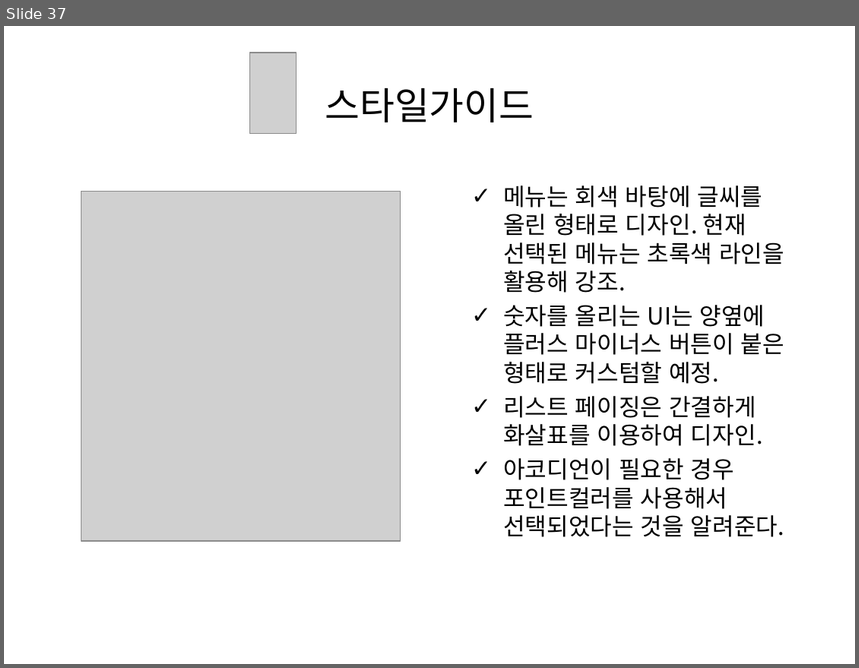
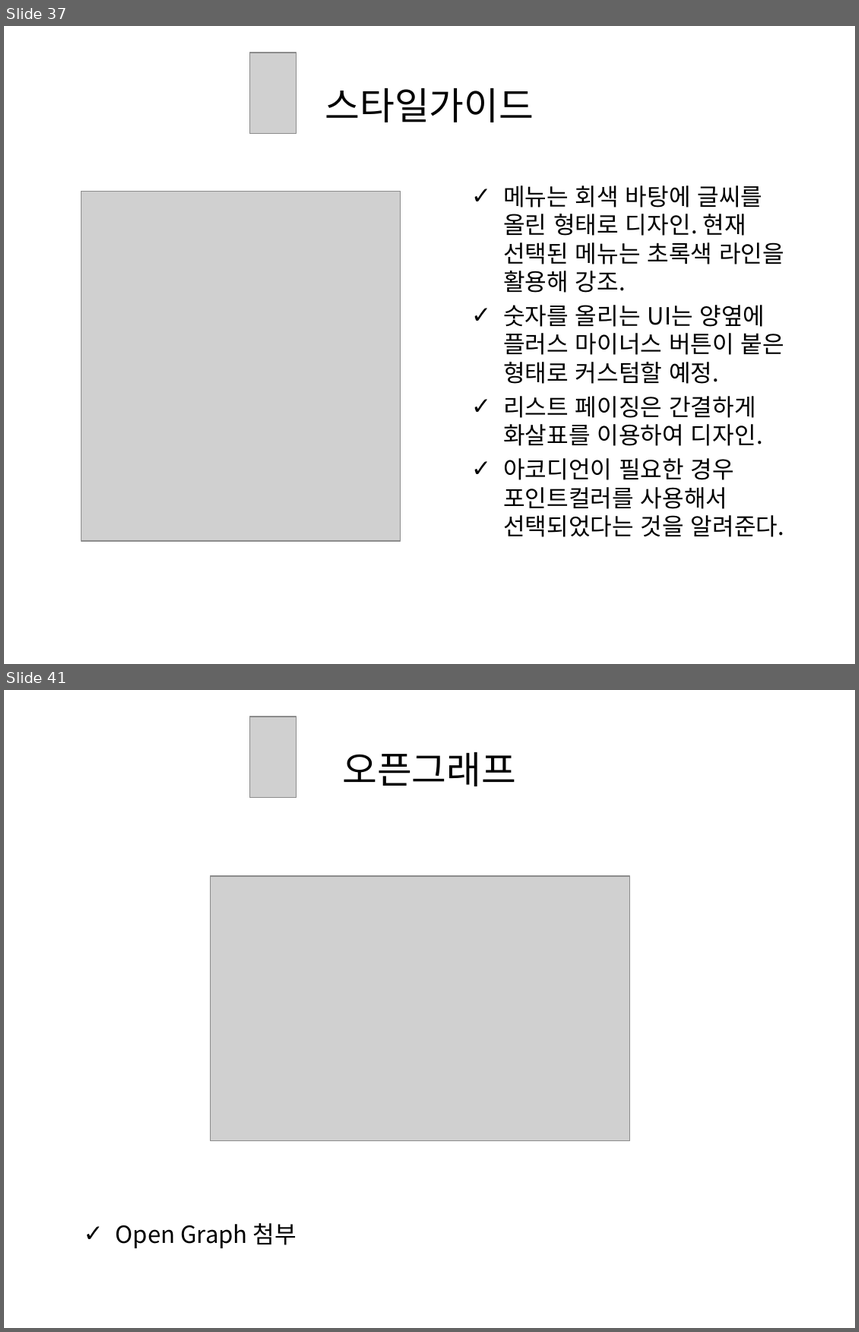
Before and after one commit to grapePrince/planthounse, a slide deck: presentation/최종발표.ppt. Shown one above the other, each under a label of ours: slide 37 before the commit, slides 37 and 41 after it; the slides between them are not shown. The pictures are 859x668 and 859x1332 pixels, drawn with LibreOffice and Linux fonts; fonts in the diff are those of the drawing; grey boxes stand for pictures. Boxes give left, top, right and bottom in pixels: in the first picture for what was removed or moved away, otherwise in the second. Text is boxed around its words. In the diff, an @@ line names an element or a change of style, - is before the commit and + after.

```diff
--- a/presentation/최종발표.ppt
+++ b/presentation/최종발표.ppt
@@ slide 41 added at bbox=[4, 690, 855, 1328], background #FFFFFF @@
@@ picture added at bbox=[250, 717, 296, 797] @@
@@ title added at bbox=[342, 752, 516, 787], 32 pt, text #000000 @@
+오픈그래프
@@ picture added at bbox=[210, 876, 629, 1141] @@
@@ text added at bbox=[116, 1224, 297, 1249], 20 pt, text #000000 @@
+✓ Open Graph 첨부
```
Also in this commit, not shown: 2 slides changed, 8 other slides added, 1 slide removed, 1 other file.
